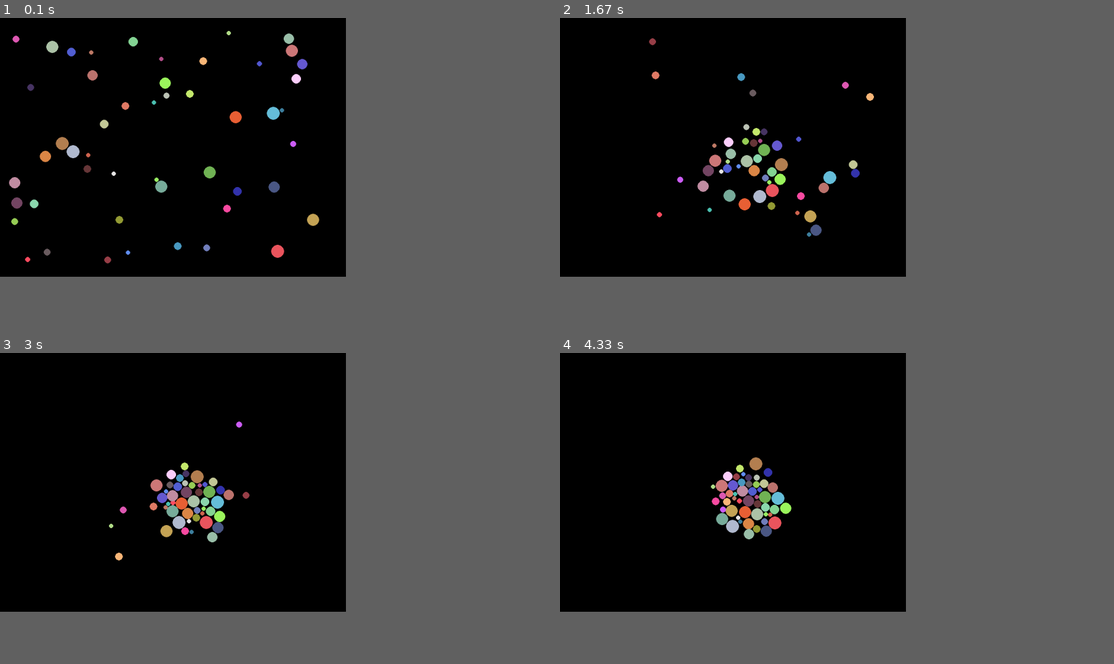
Above: before the commit, frames 1-4 (two rows, left to right).
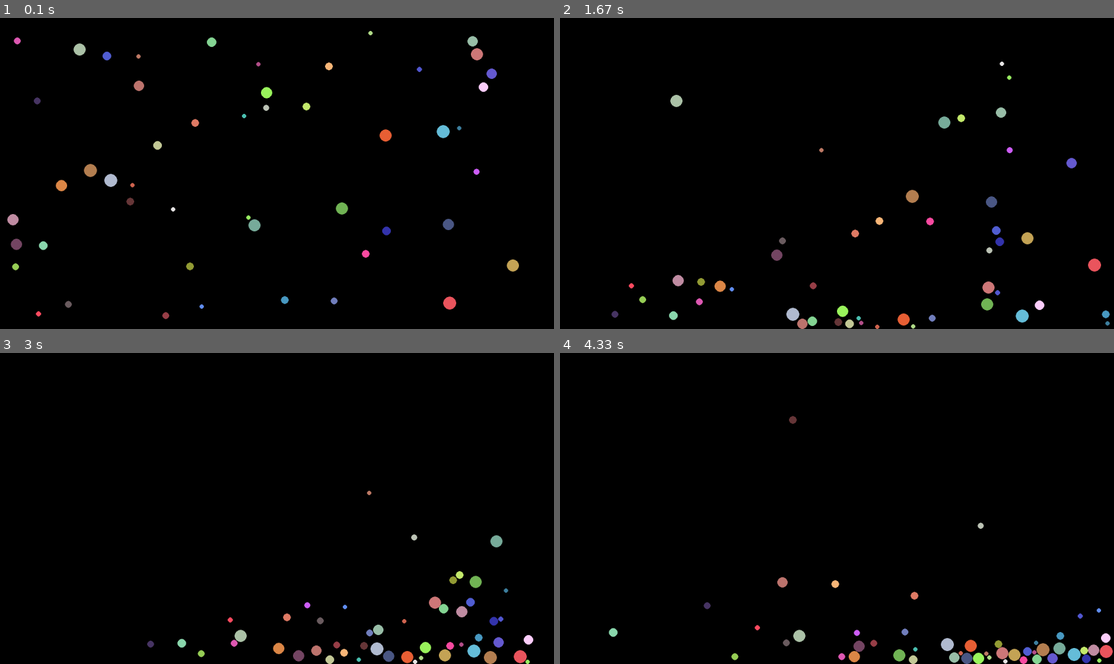
Above: after the commit, the same moments.

Repository: marianodominguez/pythonLab
Game: pygame game, started from particles/main.py
Same seed, same stepped clock (60 frames per second), same inputs: the game is played once before the commit and once after it.
Inputs (mouse positions are in pixels of both pictures, inside the frame that each line leads up to):
- Up to frame 1 (0.1 s): no input
- Up to frame 2 (1.67 s): click (837, 173) at 0.38 s; click (892, 241) at 0.72 s; click (1041, 282) at 1.05 s; click (704, 111) at 1.38 s
- Up to frame 3 (3 s): click (277, 545) at 1.72 s; click (199, 443) at 2.05 s; click (470, 589) at 2.38 s; click (94, 539) at 2.72 s
- Up to frame 4 (4.33 s): click (676, 449) at 3.05 s; click (704, 561) at 3.38 s; click (1036, 580) at 3.72 s; click (670, 623) at 4.05 s
In our replay, the window is 562x421 before the commit and 900x506 after it. These sizes can differ from the game's own. Grey fills any space a smaller window leaves; there, only what the larger window draws over its background counts as a difference.

The runs differ from the first frame. In frame 1, 3.8% of the frame differs, in the area x 1-94%, y 4-97%; in frame 2, 3.9%; in frame 3, 3.9%, in the area x 19-97%, y 21-100%; in frame 4, 3.9%.

Commit message:
Remove old references fix tetrahedron example

Diff:
--- a/lab/opengl/gears.py
+++ /dev/null
@@ -1,278 +0,0 @@
-#!/usr/bin/env python2.3
-# * 3-D gear wheels.  This program is in the public domain.
-# * Brian Paul
-# * Conversion to GLUT by Mark J. Kilgard
-# conversion to Python using PyOpenGL with frame rates ala glxgears
-# Peter Barth
-import OpenGL
-OpenGL.ERROR_ON_COPY = True
-from OpenGL.GL import *
-from OpenGL.GLUT import *
-import sys, time
-from math import sin,cos,sqrt,pi
-from OpenGL.constants import GLfloat
-vec4 = GLfloat_4
-
-def gear(inner_radius, outer_radius, width, teeth, tooth_depth):
-    r0 = inner_radius
-    r1 = outer_radius - tooth_depth/2.0
-    r2 = outer_radius + tooth_depth/2.0
-    da = 2.0*pi / teeth / 4.0
-
-    glShadeModel(GL_FLAT)
-    glNormal3f(0.0, 0.0, 1.0)
-
-    # draw front face
-    glBegin(GL_QUAD_STRIP)
-    for i in range(teeth + 1):
-        angle = i * 2.0 * pi / teeth
-        glVertex3f(r0*cos(angle), r0*sin(angle), width*0.5)
-        glVertex3f(r1*cos(angle), r1*sin(angle), width*0.5)
-        glVertex3f(r0*cos(angle), r0*sin(angle), width*0.5)
-        glVertex3f(r1*cos(angle+3*da), r1*sin(angle+3*da), width*0.5)
-    glEnd()
-
-    # draw front sides of teeth
-    glBegin(GL_QUADS)
-    da = 2.0*pi / teeth / 4.0
-    for i in range(teeth):
-        angle = i * 2.0*pi / teeth
-        glVertex3f(r1*cos(angle),      r1*sin(angle),      width*0.5)
-        glVertex3f(r2*cos(angle+da),   r2*sin(angle+da),   width*0.5)
-        glVertex3f(r2*cos(angle+2*da), r2*sin(angle+2*da), width*0.5)
-        glVertex3f(r1*cos(angle+3*da), r1*sin(angle+3*da), width*0.5)
-    glEnd()
-
-    glNormal3f(0.0, 0.0, -1.0)
-
-    # draw back face
-    glBegin(GL_QUAD_STRIP)
-    for i in range(teeth + 1):
-        angle = i * 2.0*pi / teeth
-        glVertex3f(r1*cos(angle), r1*sin(angle), -width*0.5)
-        glVertex3f(r0*cos(angle), r0*sin(angle), -width*0.5)
-        glVertex3f(r1*cos(angle+3*da), r1*sin(angle+3*da),-width*0.5)
-        glVertex3f(r0*cos(angle), r0*sin(angle), -width*0.5)
-    glEnd()
-
-    # draw back sides of teeth
-    glBegin(GL_QUADS)
-    da = 2.0*pi / teeth / 4.0
-    for i in range(teeth):
-        angle = i * 2.0*pi / teeth
-        glVertex3f(r1*cos(angle+3*da), r1*sin(angle+3*da),-width*0.5)
-        glVertex3f(r2*cos(angle+2*da), r2*sin(angle+2*da),-width*0.5)
-        glVertex3f(r2*cos(angle+da),   r2*sin(angle+da),  -width*0.5)
-        glVertex3f(r1*cos(angle),      r1*sin(angle),     -width*0.5)
-    glEnd()
-
-    # draw outward faces of teeth
-    glBegin(GL_QUAD_STRIP);
-    for i in range(teeth):
-        angle = i * 2.0*pi / teeth
-        glVertex3f(r1*cos(angle), r1*sin(angle),  width*0.5)
-        glVertex3f(r1*cos(angle), r1*sin(angle), -width*0.5)
-        u = r2*cos(angle+da) - r1*cos(angle)
-        v = r2*sin(angle+da) - r1*sin(angle)
-        len = sqrt(u*u + v*v)
-        u = u / len
-        v = v / len
-        glNormal3f(v, -u, 0.0)
-        glVertex3f(r2*cos(angle+da),   r2*sin(angle+da),   width*0.5)
-        glVertex3f(r2*cos(angle+da),   r2*sin(angle+da),  -width*0.5)
-        glNormal3f(cos(angle), sin(angle), 0.0)
-        glVertex3f(r2*cos(angle+2*da), r2*sin(angle+2*da), width*0.5)
-        glVertex3f(r2*cos(angle+2*da), r2*sin(angle+2*da),-width*0.5)
-        u = r1*cos(angle+3*da) - r2*cos(angle+2*da)
-        v = r1*sin(angle+3*da) - r2*sin(angle+2*da)
-        glNormal3f(v, -u, 0.0)
-        glVertex3f(r1*cos(angle+3*da), r1*sin(angle+3*da), width*0.5)
-        glVertex3f(r1*cos(angle+3*da), r1*sin(angle+3*da),-width*0.5)
-        glNormal3f(cos(angle), sin(angle), 0.0)
-
-    glVertex3f(r1*cos(0), r1*sin(0), width*0.5)
-    glVertex3f(r1*cos(0), r1*sin(0), -width*0.5)
-
-    glEnd()
-
-    glShadeModel(GL_SMOOTH)
-
-    # draw inside radius cylinder
-    glBegin(GL_QUAD_STRIP)
-    for i in range(teeth + 1):
-        angle = i * 2.0*pi / teeth;
-        glNormal3f(-cos(angle), -sin(angle), 0.0)
-        glVertex3f(r0*cos(angle), r0*sin(angle), -width*0.5)
-        glVertex3f(r0*cos(angle), r0*sin(angle), width*0.5)
-    glEnd()
-
-
-(view_rotx,view_roty,view_rotz)=(20.0, 30.0, 0.0)
-(gear1, gear2, gear3) = (0,0,0)
-angle = 0.0
-
-
-tStart = t0 = time.time()
-frames = 0
-rotationRate = 1.01
-
-def framerate():
-    global t0, frames
-    t = time.time()
-    frames += 1
-    if t - t0 >= 5.0:
-        seconds = t - t0
-        fps = frames/seconds
-        print(f"{frames} frames in {seconds} seconds = {fps} FPS")
-        t0 = t
-        frames = 0
-
-
-def draw():
-    rotationRate = (time.time() - tStart) * 1.05
-    angle = (2 * pi) * ((time.time() - tStart)*rotationRate)# * rotationRate
-    glClear(GL_COLOR_BUFFER_BIT | GL_DEPTH_BUFFER_BIT)
-
-    glPushMatrix()
-    glRotatef(view_rotx, 1.0, 0.0, 0.0)
-    glRotatef(view_roty, 0.0, 1.0, 0.0)
-    glRotatef(view_rotz, 0.0, 0.0, 1.0)
-
-    glPushMatrix()
-    glTranslatef(-3.0, -2.0, 0.0)
-    glRotatef(angle, 0.0, 0.0, 1.0)
-    glCallList(gear1)
-    glPopMatrix()
-
-    glPushMatrix()
-    glTranslatef(3.1, -2.0, 0.0)
-    glRotatef(-2.0*angle-9.0, 0.0, 0.0, 1.0)
-    glCallList(gear2)
-    glPopMatrix()
-
-    glPushMatrix()
-    glTranslatef(-3.1, 4.2, 0.0)
-    glRotatef(-2.0*angle-25.0, 0.0, 0.0, 1.0)
-    glCallList(gear3)
-    glPopMatrix()
-
-    glPopMatrix()
-
-    glutSwapBuffers()
-
-    framerate()
-
-def idle():
-    global angle
-    angle += 2.0
-    glutPostRedisplay()
-
-
-# change view angle, exit upon ESC
-def key(k, x, y):
-    global view_rotz
-
-    if k == 'z':
-        view_rotz += 5.0
-    elif k == 'Z':
-        view_rotz -= 5.0
-    elif ord(k) == 27: # Escape
-        sys.exit(0)
-    else:
-        return
-    glutPostRedisplay()
-
-
-# change view angle
-def special(k, x, y):
-    global view_rotx, view_roty, view_rotz
-
-    if k == GLUT_KEY_UP:
-        view_rotx += 5.0
-    elif k == GLUT_KEY_DOWN:
-        view_rotx -= 5.0
-    elif k == GLUT_KEY_LEFT:
-        view_roty += 5.0
-    elif k == GLUT_KEY_RIGHT:
-        view_roty -= 5.0
-    else:
-        return
-    glutPostRedisplay()
-
-
-# new window size or exposure
-def reshape(width, height):
-    h = float(height) / float(width);
-    glViewport(0, 0, width, height)
-    glMatrixMode(GL_PROJECTION)
-    glLoadIdentity()
-    glFrustum(-1.0, 1.0, -h, h, 5.0, 60.0)
-    glMatrixMode(GL_MODELVIEW)
-    glLoadIdentity()
-    glTranslatef(0.0, 0.0, -40.0)
-
-def init():
-    global gear1, gear2, gear3
-
-
-    pos = vec4(5.0, 5.0, 10.0, 0.0)
-    red = vec4(0.8, 0.1, 0.0, 1.0)
-    green = vec4(0.0, 0.8, 0.2, 1.0)
-    blue = vec4(0.2, 0.2, 1.0, 1.0)
-
-    glLightfv(GL_LIGHT0, GL_POSITION, pos)
-    glEnable(GL_CULL_FACE)
-    glEnable(GL_LIGHTING)
-    glEnable(GL_LIGHT0)
-    glEnable(GL_DEPTH_TEST)
-
-    # make the gears
-    gear1 = glGenLists(1)
-    glNewList(gear1, GL_COMPILE)
-    glMaterialfv(GL_FRONT, GL_AMBIENT_AND_DIFFUSE, red)
-    gear(1.0, 4.0, 1.0, 20, 0.7)
-    glEndList()
-
-    gear2 = glGenLists(1)
-    glNewList(gear2, GL_COMPILE)
-    glMaterialfv(GL_FRONT, GL_AMBIENT_AND_DIFFUSE, green)
-    gear(0.5, 2.0, 2.0, 10, 0.7)
-    glEndList()
-
-    gear3 = glGenLists(1)
-    glNewList(gear3, GL_COMPILE)
-    glMaterialfv(GL_FRONT, GL_AMBIENT_AND_DIFFUSE, blue)
-    gear(1.3, 2.0, 0.5, 10, 0.7)
-    glEndList()
-
-    glEnable(GL_NORMALIZE)
-
-def visible(vis):
-    if vis == GLUT_VISIBLE:
-        glutIdleFunc(idle)
-    else:
-        glutIdleFunc(None)
-
-
-if __name__ == '__main__':
-    glutInit(sys.argv)
-    glutInitDisplayMode(GLUT_RGB | GLUT_DOUBLE | GLUT_DEPTH)
-
-    glutInitWindowPosition(0, 0)
-    glutInitWindowSize(300, 300)
-    glutCreateWindow("pyGears")
-    init()
-
-    glutDisplayFunc(draw)
-    glutReshapeFunc(reshape)
-    glutKeyboardFunc(key)
-    glutSpecialFunc(special)
-    glutVisibilityFunc(visible)
-
-    if "-info" in sys.argv:
-        print( "GL_RENDERER   = ", glGetString(GL_RENDERER))
-        print("GL_VERSION    = ", glGetString(GL_VERSION))
-        print("GL_VENDOR     = ", glGetString(GL_VENDOR))
-        print("GL_EXTENSIONS = ", glGetString(GL_EXTENSIONS))
-
-    glutMainLoop()
--- a/lab/opengl/solar.py
+++ /dev/null
@@ -1,60 +0,0 @@
-import OpenGL
-from OpenGL.GL import *
-from OpenGL.GLUT import *
-from OpenGL.GLU import *
-import sys
-
-year = 0
-day = 0
-
-def init():
-    glClearColor(0.0, 0.0, 0.0, 0.0)
-    glShadeModel(GL_FLAT)
-
-def on_draw():
-   glClear (GL_COLOR_BUFFER_BIT)
-   glColor3f (1.0, 1.0, 1.0)
-
-   glPushMatrix()
-   glutWireSphere(1.0, 20, 16)   # draw sun */
-   glRotatef (year, 0.0, 1.0, 0.0)
-   glTranslatef (2.0, 0.0, 0.0)
-   glRotatef (day, 0.0, 1.0, 0.0)
-   glutWireSphere(0.2, 10, 8)    # draw smaller planet */
-   glPopMatrix()
-   glutSwapBuffers()
-
-def on_resize(w, h):
-   glViewport (0, 0, w, h)
-   glMatrixMode (GL_PROJECTION)
-   glLoadIdentity ()
-   gluPerspective(60.0, w/h, 1.0, 20.0)
-   glMatrixMode(GL_MODELVIEW)
-   glLoadIdentity()
-   gluLookAt (0.0, 0.0, 5.0, 0.0, 0.0, 0.0, 0.0, 1.0, 0.0)
-
-def on_key_press(key, x, y):
-    global day, year
-    if key=='d':
-       day = (day + 10) % 360
-       glutPostRedisplay()
-    if key=='D':
-       day = (day - 10) % 360
-       glutPostRedisplay()
-    if key=='y':
-       year = (year + 5) % 360
-       glutPostRedisplay()
-    if key=='Y':
-       year = (year - 5) % 360
-       glutPostRedisplay()
-
-glutInit(sys.argv)
-glutInitDisplayMode(GLUT_DOUBLE | GLUT_RGB)
-glutInitWindowSize(500, 500)
-glutInitWindowPosition(100, 100)
-glutCreateWindow("solar")
-init()
-glutDisplayFunc(on_draw)
-glutReshapeFunc(on_resize)
-glutKeyboardFunc(on_key_press)
-glutMainLoop()
--- a/lab/opengl/tetraedro.py
+++ b/lab/opengl/tetraedro.py
@@ -5,7 +5,7 @@
 
 SCREEN_SIZE  = width,height = 800,600
 
-angle=0
+angle=60.0
 pov = 0.0
 h = math.sqrt(3)/2
 
@@ -20,18 +20,15 @@
     vp_size_changed = True
 
 def init():
-
     if not glfw.init():
         print("Unable to get window")
         sys.exit(1)
 
+    # Use compatibility profile to support legacy OpenGL functions
     glfw.window_hint(glfw.CONTEXT_VERSION_MAJOR, 2)
     glfw.window_hint(glfw.CONTEXT_VERSION_MINOR, 1)
-    #glfw.window_hint(glfw.OPENGL_FORWARD_COMPAT, GL_TRUE)
-    #glfw.window_hint(glfw.OPENGL_PROFILE, glfw.OPENGL_CORE_PROFILE)
-    glfw.window_hint(glfw.OPENGL_DEBUG_CONTEXT, GL_TRUE)
 
-    window = glfw.create_window(640, 480, "Utah teapot", None, None)
+    window = glfw.create_window(640, 480, "Tetraedro", None, None)
     if not window:
         glfw.terminate()
         sys.exit(1)
@@ -41,69 +38,90 @@
     glfw.set_window_size_callback(window, resize_cb)
     return window
 
+def draw():
+    glClear(GL_COLOR_BUFFER_BIT | GL_DEPTH_BUFFER_BIT)
 
-def triangleFace():
+    # Reset modelview matrix and set up camera
+    glMatrixMode(GL_MODELVIEW)
+    glLoadIdentity()
+    from OpenGL.GLU import gluLookAt
+    gluLookAt(0.0, 2.0, 5.0,  # Camera position
+              0.0, 0.0, 0.0,  # Look at point
+              0.0, 1.0, 0.0)  # Up vector
+
+    glRotatef(pov, 0.0, 1.0, 0.0)  # Rotate around Y axis
+
+    # Define tetrahedron vertices
+    # A tetrahedron has 4 vertices and 4 triangular faces
+    v1 = [0.0, 1.0, 0.0]      # Top vertex
+    v2 = [-1.0, -1.0, 1.0]    # Front-left
+    v3 = [1.0, -1.0, 1.0]     # Front-right
+    v4 = [0.0, -1.0, -1.0]    # Back
+
     glBegin(GL_TRIANGLES)
-    glVertex3f(-0.5, h, 1.0)
-    glVertex3f(0.5, h, 1.0)
-    glVertex3f(0.0, 0.0, 1.0)
+
+    # Face 1: Front (v1, v2, v3) - Green
+    glColor3f(0.0, 0.8, 0.2)
+    glVertex3fv(v1)
+    glVertex3fv(v3)
+    glVertex3fv(v2)
+
+    # Face 2: Left (v1, v4, v2) - Red
+    glColor3f(0.8, 0.1, 0.0)
+    glVertex3fv(v1)
+    glVertex3fv(v2)
+    glVertex3fv(v4)
+
+    # Face 3: Right (v1, v3, v4) - Blue
+    glColor3f(0.2, 0.2, 1.0)
+    glVertex3fv(v1)
+    glVertex3fv(v4)
+    glVertex3fv(v3)
+
+    # Face 4: Bottom (v2, v3, v4) - Yellow
+    glColor3f(0.9, 0.9, 0.1)
+    glVertex3fv(v2)
+    glVertex3fv(v3)
+    glVertex3fv(v4)
 
     glEnd()
-
-def draw():
-    print(angle,pov)
-
-    glClear(GL_COLOR_BUFFER_BIT | GL_DEPTH_BUFFER_BIT)
-    glColor3f(1.0, 1.0, 1.0)
-
-    glRotatef (pov, 0.0, 1.0, 1.0)
-
-    glPushMatrix()
-    triangleFace()
-    #glTranslatef (2.0, 0.0, 0.0);
-
-    glRotatef (60, 0.0, 0.0, 1.0);
-    glRotatef (-angle, 0.5, h, 0.0);
-
-    triangleFace()
-
-    glPopMatrix()
-    glPushMatrix();
-
-    glRotatef (-60, 0.0, 0.0, 1.0);
-    glRotatef (angle, -0.5, h, 0.0);
-
-    triangleFace()
-    glPopMatrix()
-    glPushMatrix();
-
-    glTranslatef (0.5, h, 0.0);
-    glRotatef (60, 0.0, 0.0, 1.0);
-    glRotatef (angle, -0.5, h, 0.0);
-
-    triangleFace()
-    glPopMatrix()
-
 
 
 window=init()
 
 lightpos = vec(20, 20, 1, 0)
 red = vec(0.8, 0.1, 0.0, 1.0)
-
 green = vec(0.0, 0.8, 0.2, 1.0)
 blue = vec(0.2, 0.2, 1.0, 1.0)
 
-glClearColor(0.0, 0.0, 0.0, 0.0)
+# Set up OpenGL state
+glClearColor(0.2, 0.2, 0.2, 1.0)  # Gray background instead of black
+glEnable(GL_DEPTH_TEST)  # Enable depth testing for 3D
 
-glEnable(GL_DEPTH_TEST)
+# Ensure we're rendering filled polygons, not wireframe
+glPolygonMode(GL_FRONT_AND_BACK, GL_FILL)
 
-lightpos = vec(0, 0, 1, 0)  # Move light into the camera's view
-#glLight(GL_LIGHT0, GL_POSITION, lightpos)
+# Disable backface culling so we can see all faces
+glDisable(GL_CULL_FACE)
+
+# Set up projection matrix
+glMatrixMode(GL_PROJECTION)
+glLoadIdentity()
+# Set up perspective projection (fov, aspect, near, far)
+w, h = glfw.get_framebuffer_size(window)
+aspect = w / h if h > 0 else 1.0
+from OpenGL.GLU import gluPerspective
+gluPerspective(45.0, aspect, 0.1, 100.0)
+
+# Set up modelview matrix
+glMatrixMode(GL_MODELVIEW)
+glLoadIdentity()
+
 
 while not glfw.window_should_close(window):
     # Render here, e.g. using pyOpenGL
     draw()
+    pov += 0.1
     # Swap front and back buffers
     glfw.swap_buffers(window)
 
--- a/particles/main.py
+++ b/particles/main.py
@@ -3,8 +3,8 @@
 
 if __name__ == "__main__":
     parser = argparse.ArgumentParser(description="Particle Simulation")
-    parser.add_argument("--width", type=int, default=800, help="Window width")
-    parser.add_argument("--height", type=int, default=600, help="Window height")
+    parser.add_argument("--width", type=int, default=1280, help="Window width")
+    parser.add_argument("--height", type=int, default=720, help="Window height")
     parser.add_argument("--count", type=int, default=50, help="Number of particles")
 
     args = parser.parse_args()
--- a/particles/particle.py
+++ b/particles/particle.py
@@ -14,15 +14,15 @@
 
         self.mass = radius  # Simple mass approximation
 
-    def move(self, gravity=0.5, friction=0.99, grav_center=(400, 300)):
+    def move(self, gravity=0.5, friction=0.99, grav_center=(0, 0)):
         self.vx *= friction
         self.vy *= friction
         self.x += self.vx
         self.y += self.vy
 
-        # Gravitational attraction to center
-        dx = grav_center[0] - self.x
-        dy = grav_center[1] - self.y
+        # Gravitational attraction to bottom
+        dx = 0.0
+        dy = 0.5
         dist = max(1, (dx**2 + dy**2)**0.5)
         force = 0.5 # Attraction strength
         self.vx += (dx / dist) * force
